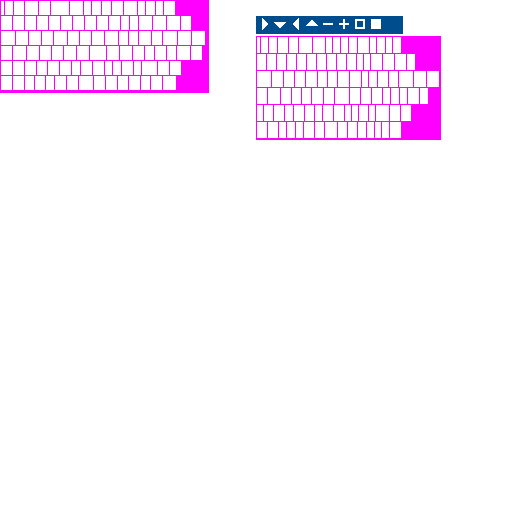
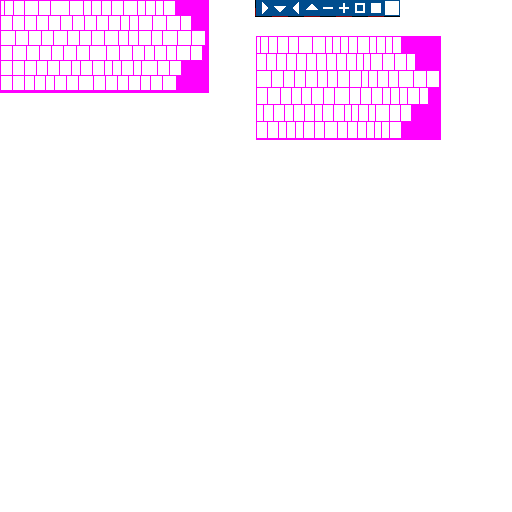
Comparing the layer stacks of the two w=512, h=512 images. Changes:
removed layer "Ebene #5" over <box>262,2,381,30</box>
painted on "Ebene #7" over <box>255,0,403,34</box>
